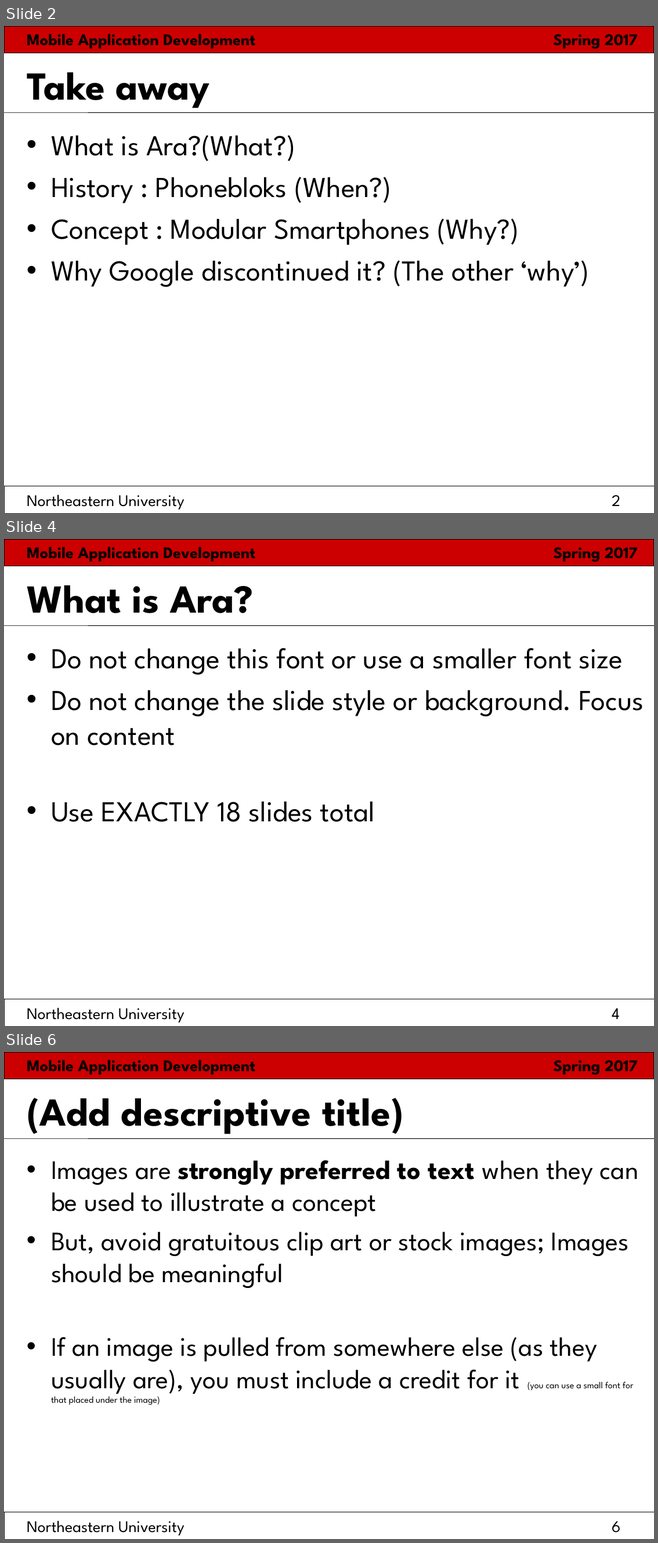
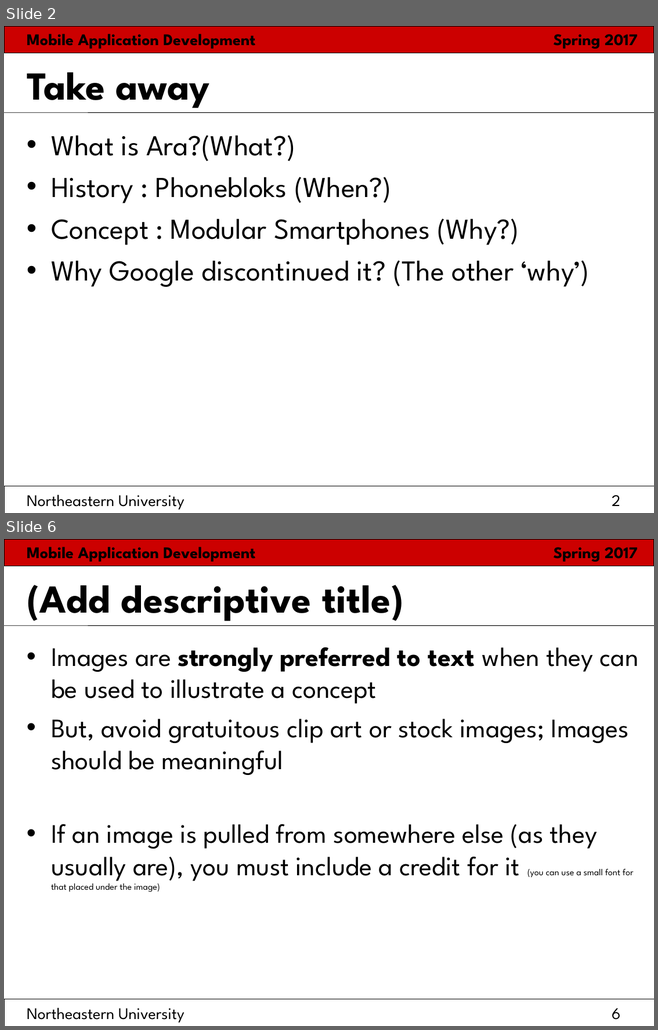
Before and after one commit to bharat94/MAD_Docs, a slide deck: PaperPresentation.ppt. Shown one above the other, each under a label of ours: slides 2, 4 and 6 before the commit, slides 2 and 6 after it; the slides between them are not shown. The pictures are 658x1543 and 658x1030 pixels, drawn with LibreOffice and Linux fonts; fonts in the diff are those of the drawing. Boxes give left, top, right and bottom in pixels: in the first picture for what was removed or moved away, otherwise in the second. Text is boxed around its words. In the diff, an @@ line names an element or a change of style, - is before the commit and + after.

```diff
--- a/PaperPresentation.ppt
+++ b/PaperPresentation.ppt
@@ slide 4 removed at (4, 539, 654, 1026), background #FFFFFF; not listed: 6 template elements that a slide beside it also shows @@
@@ title removed at (27, 585, 253, 613) @@
-What is Ara?
@@ text removed at (51, 648, 644, 822) @@
-• Do not change this font or use a smaller font size
-• Do not change the slide style or background. Focus on content
-• Use EXACTLY 18 slides total
```
Also in this commit, not shown: 1 slide changed, 2 slides added, 1 other slide removed.
